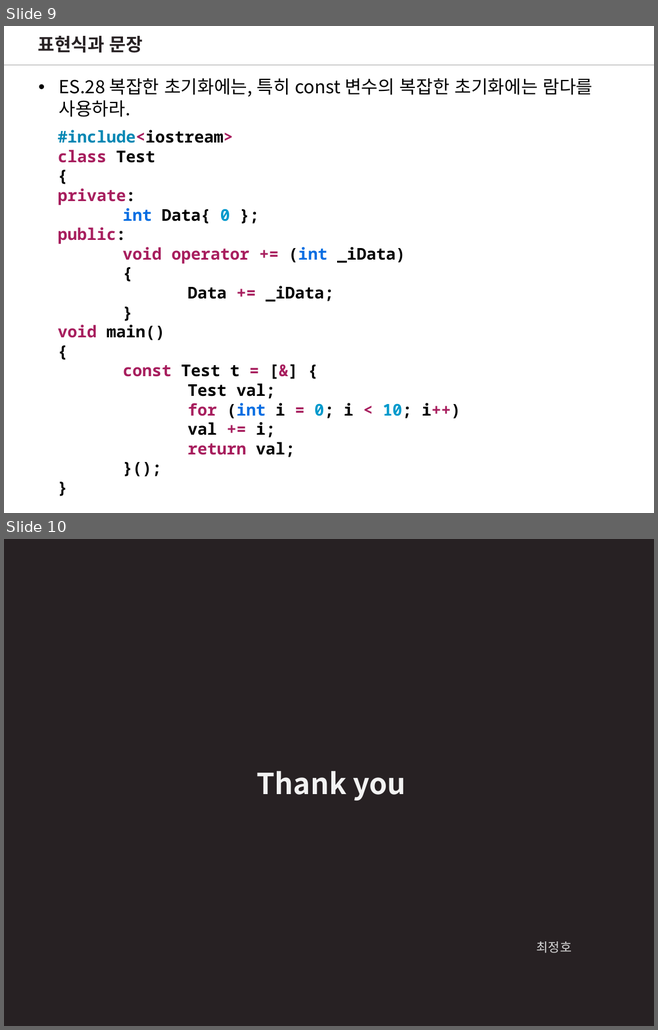
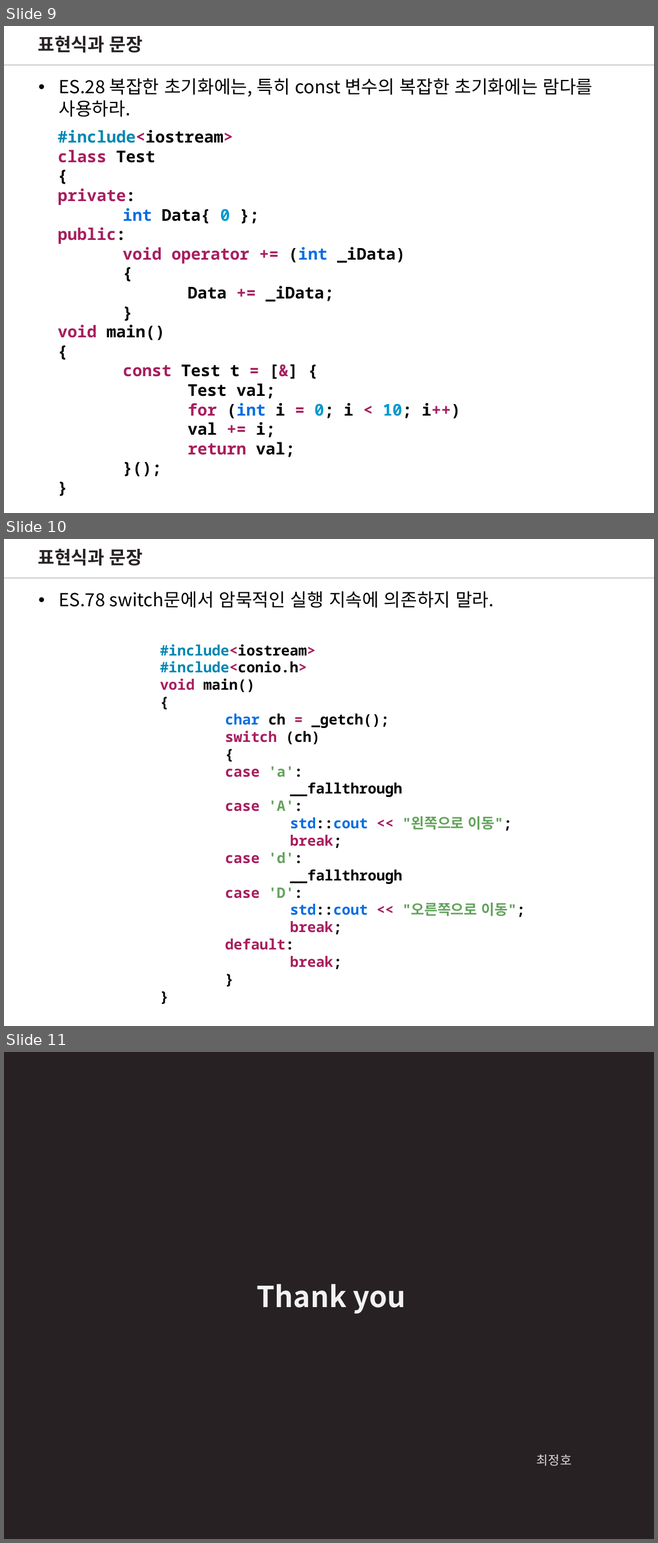
Before and after one commit to wjdgh2910a/CPP_Core_Guidelines_Study, a slide deck: CoreGuideLinesStudy_3.pptx. Shown one above the other, each under a label of ours: slides 9 and 10 before the commit, slides 9, 10 and 11 after it. The pictures are 658x1030 and 658x1543 pixels, drawn with LibreOffice and Linux fonts; fonts in the diff are those of the drawing. Boxes give left, top, right and bottom in pixels: in the first picture for what was removed or moved away, otherwise in the second. Text is boxed around its words. In the diff, an @@ line names an element or a change of style, - is before the commit and + after.

```diff
--- a/CoreGuideLinesStudy_3.pptx
+++ b/CoreGuideLinesStudy_3.pptx
@@ slide 10 added at box(4, 539, 654, 1026), background #FFFFFF @@
@@ text added at box(38, 549, 143, 566), 20 pt, text #272123, bold @@
+표현식과 문장
@@ line added from (654, 578) to (4, 578), #A6A6A6 0.75 pt @@
@@ line added from (654, 578) to (4, 578), #A6A6A6 0.75 pt @@
@@ text added at box(59, 591, 494, 608), 20 pt, text #000000 @@
+• ES.78 switch문에서 암묵적인 실행 지속에 의존하지 말라.
@@ text added at box(160, 644, 525, 969), 16 pt, text #010101, bold @@
+#include<iostream>
+#include<conio.h>
+void main()
+{
+char ch = _getch();
+switch (ch)
+{
+case 'a':
+__fallthrough
+case 'A':
+std::cout << "왼쪽으로 이동";
+break;
+case 'd':
+__fallthrough
+case 'D':
+std::cout << "오른쪽으로 이동";
+break;
+default:
+break;
+}
+}
@@ what was slide 10 is now slide 11 @@
```
Also in this commit, not shown: 1 slide changed, 2 other files.
